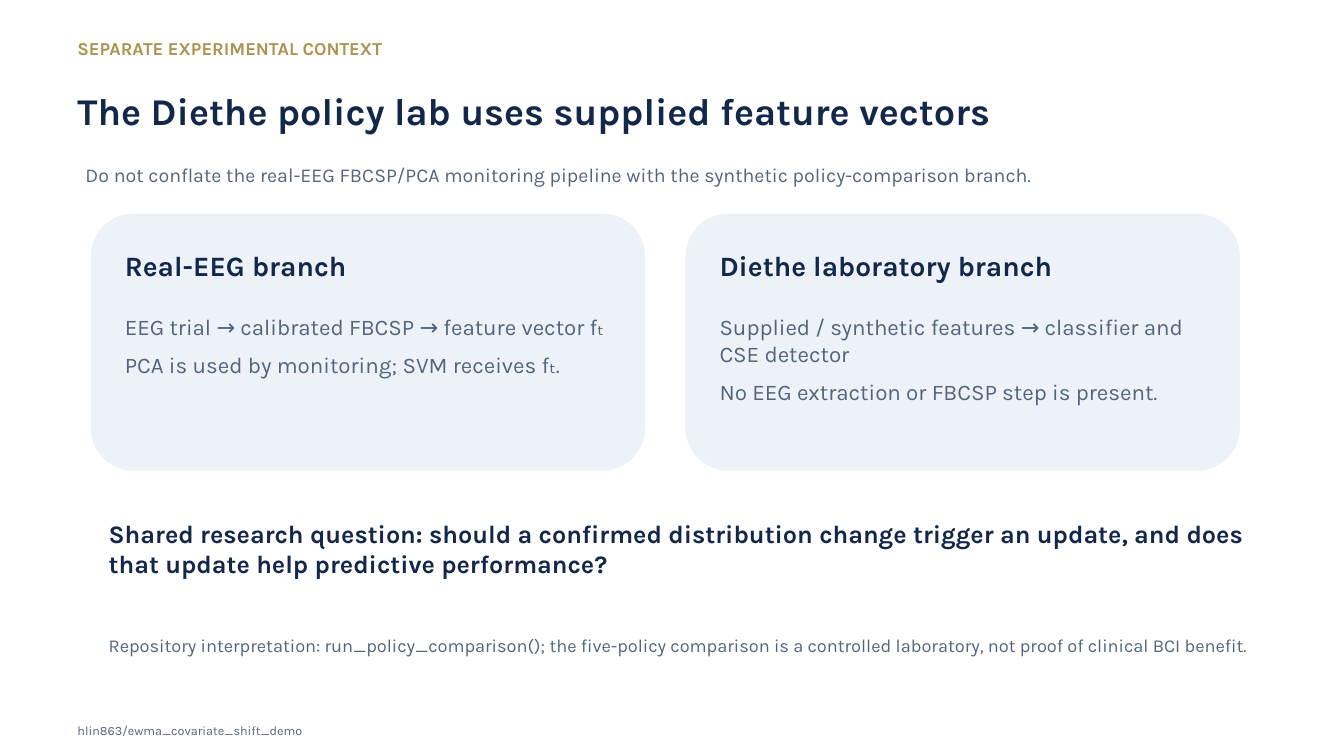
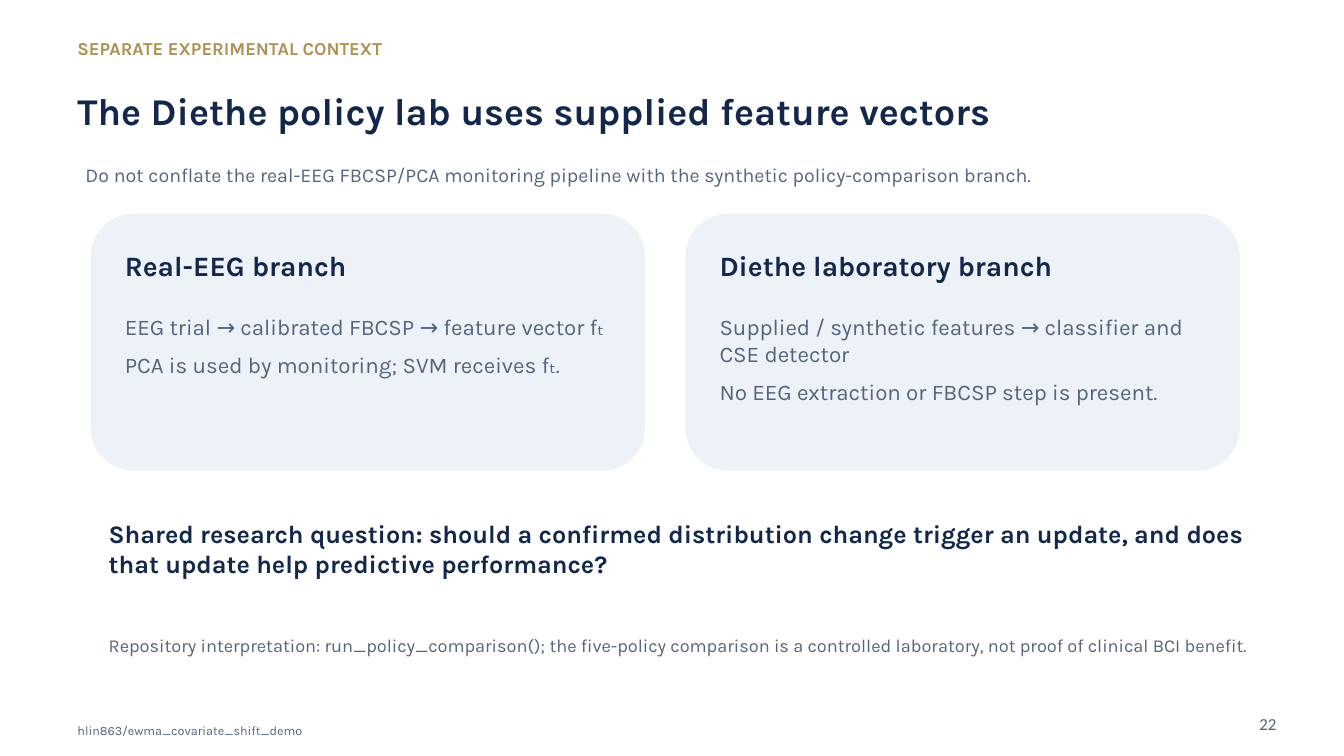
Before and after one commit to hlin863/ewma_covariate_shift_demo, a slide deck: slide 22 of presentations/EWMA_Covariate_Shift_Progress_Review_Haocheng_Lin.pptx (slide 20 before the commit). Drawn at 1344x756 pixels with LibreOffice and Linux fonts; fonts in the diff are those of the drawing. Boxes give left, top, right and bottom in pixels: in the first picture for what was removed or moved away, otherwise in the second. Text is boxed around its words. In the diff, an @@ line names an element or a change of style, - is before the commit and + after.

```diff
--- a/presentations/EWMA_Covariate_Shift_Progress_Review_Haocheng_Lin.pptx
+++ b/presentations/EWMA_Covariate_Shift_Progress_Review_Haocheng_Lin.pptx
@@ text added at (x1=1259, y1=719, x2=1276, y2=730), 12 pt, text #516377 @@
+22
```
Also in this commit, not shown: 27 other slides changed, 5 slides added, 2 slides removed.
